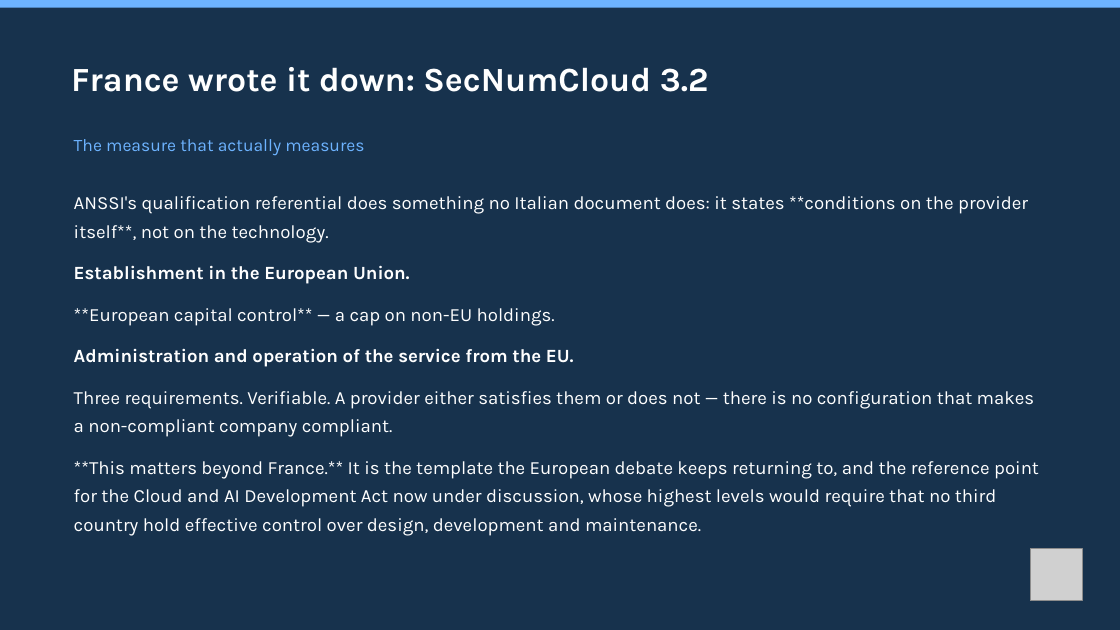
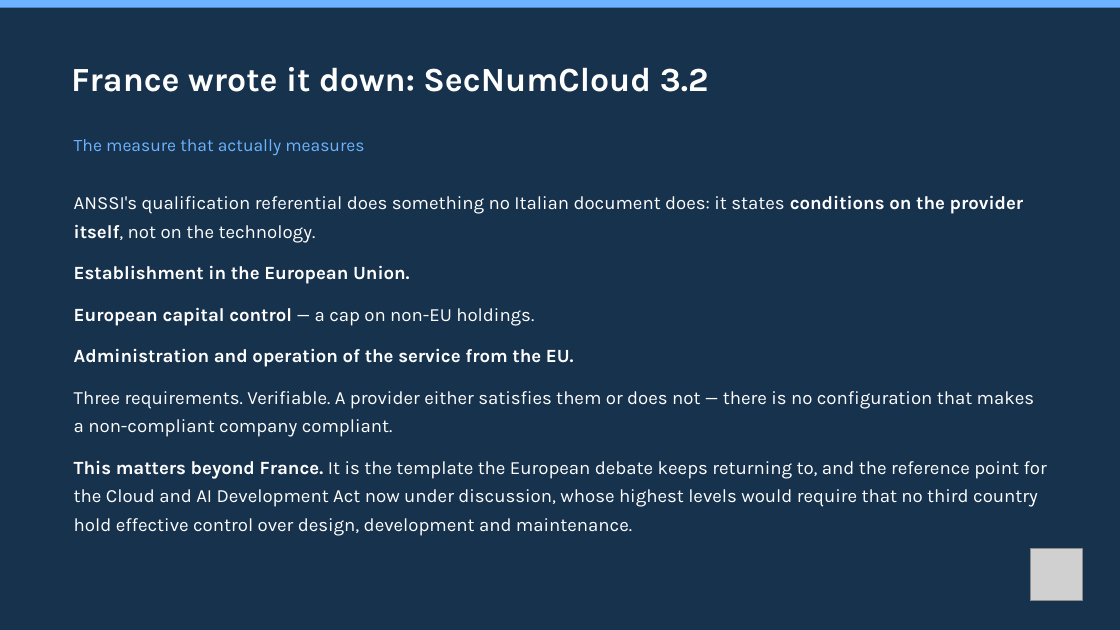
Before and after one commit to mxmap-it/osservatorio-nazionale-sovranita-digitale, a slide deck: slide 24 of static/slide/sfscon-2026-mxmap-italia.pptx. Drawn at 1120x630 pixels with LibreOffice and Linux fonts; fonts in the diff are those of the drawing; grey boxes stand for pictures. Boxes give left, top, right and bottom in pixels: in the first picture for what was removed or moved away, otherwise in the second. Text is boxed around its words. In the diff, an @@ line names an element or a change of style, - is before the commit and + after.

```diff
--- a/static/slide/sfscon-2026-mxmap-italia.pptx
+++ b/static/slide/sfscon-2026-mxmap-italia.pptx
@@ text at bbox=[74, 195, 1024, 243]: text changed @@
-ANSSI's qualification referential does something no Italian document does: it states **conditions on the provider itself**, not on the technology.
+ANSSI's qualification referential does something no Italian document does: it states conditions on the provider itself, not on the technology.
@@ text at bbox=[74, 307, 534, 326]: text changed; bold on @@
-**European capital control** — a cap on non-EU holdings.
+European capital control — a cap on non-EU holdings.
@@ text at bbox=[74, 461, 1047, 536]: text changed @@
-**This matters beyond France.** It is the template the European debate keeps returning to, and the reference point for the Cloud and AI Development Act now under discussion, whose highest levels would require that no third country hold effective control over design, development and maintenance.
+This matters beyond France. It is the template the European debate keeps returning to, and the reference point for the Cloud and AI Development Act now under discussion, whose highest levels would require that no third country hold effective control over design, development and maintenance.
```
Also in this commit, not shown: 15 other slides changed, 1 slide added, 5 other files.
